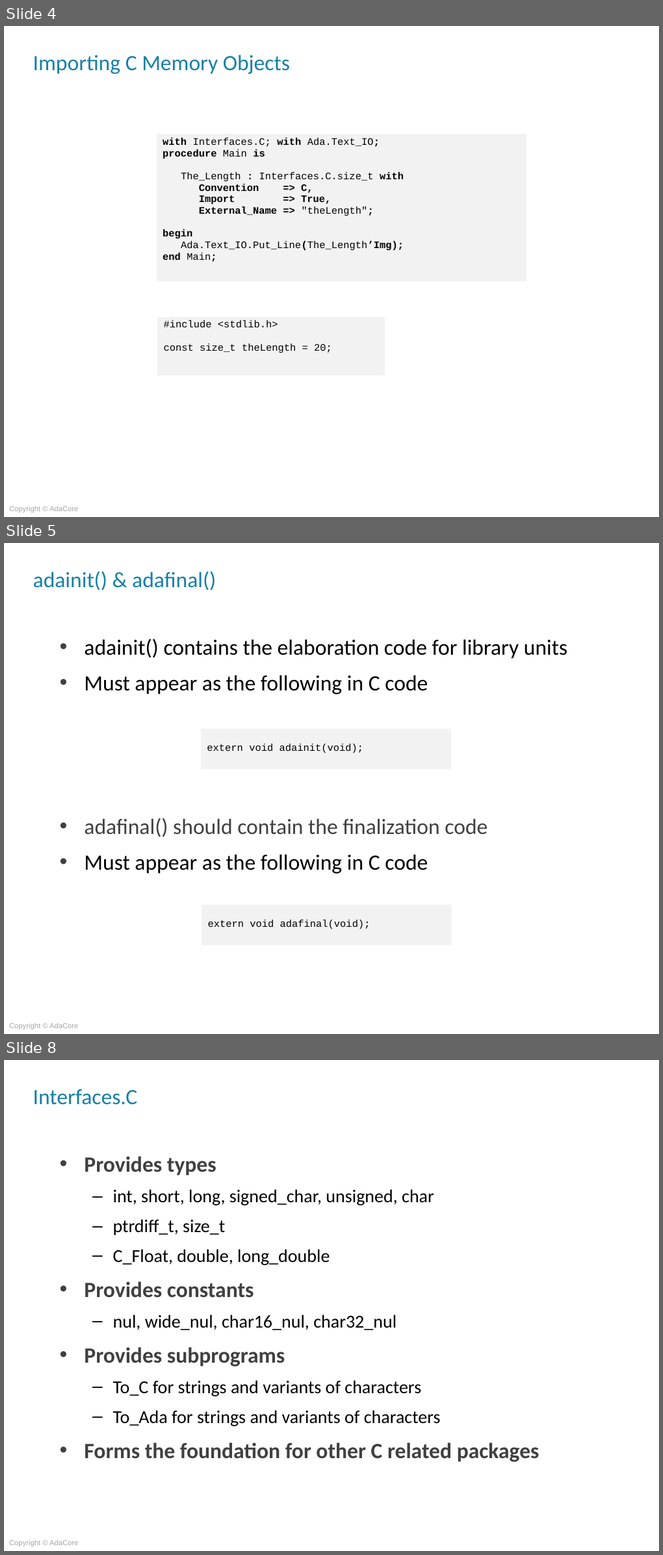
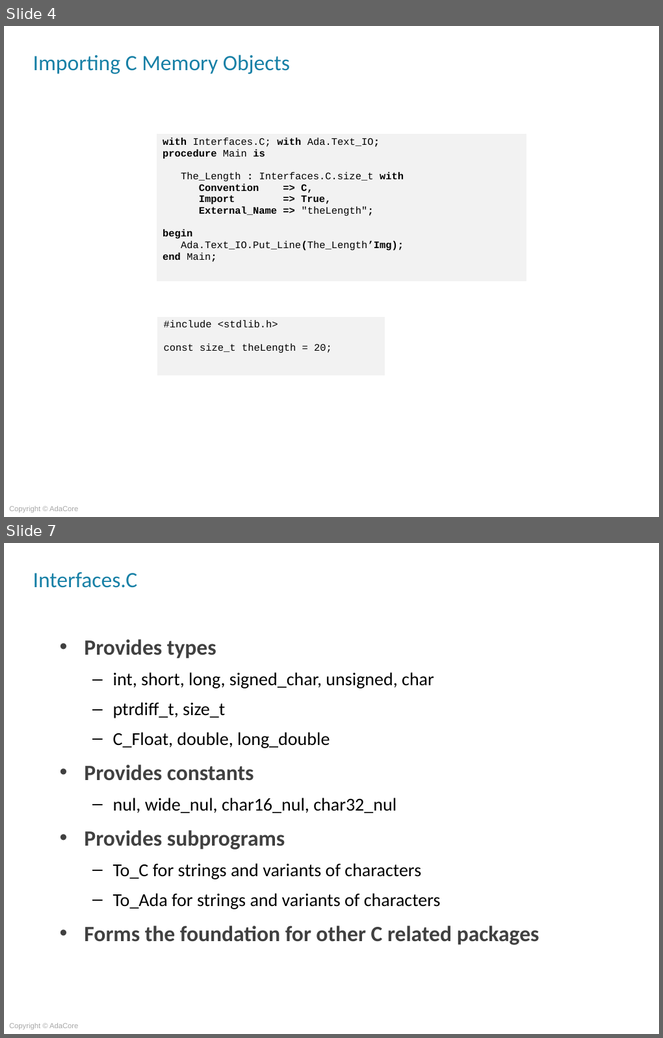
Before and after one commit to AdaCoreU/Courses, a slide deck: lectures/04_Mixed_Language_Programming_In_Ada/02_Ada_and_C/Slides/02_Ada_And_C.pptx. Shown one above the other, each under a label of ours: slides 4, 5 and 8 before the commit, slides 4 and 7 after it; the slides between them are not shown. The pictures are 663x1555 and 663x1038 pixels, drawn with LibreOffice and Linux fonts; fonts in the diff are those of the drawing; background and template pictures are left out. Boxes give left, top, right and bottom in pixels: in the first picture for what was removed or moved away, otherwise in the second. Text is boxed around its words. In the diff, an @@ line names an element or a change of style, - is before the commit and + after.

Commit message:
updated elaboration discussion

```diff
--- a/lectures/04_Mixed_Language_Programming_In_Ada/02_Ada_and_C/Slides/02_Ada_And_C.pptx
+++ b/lectures/04_Mixed_Language_Programming_In_Ada/02_Ada_and_C/Slides/02_Ada_And_C.pptx
@@ slide 5 removed at [4, 543, 659, 1034], background picture (left out); not listed: 1 template element that a slide beside it also shows @@
@@ title removed at [33, 571, 216, 590] @@
-adainit() & adafinal()
@@ text removed at [84, 639, 568, 874] @@
-• adainit() contains the elaboration code for library units
-• Must appear as the following in C code
-• adafinal() should contain the finalization code
-• Must appear as the following in C code
@@ table removed at [200, 728, 451, 771], 1 rows, 1 columns @@
-extern void adainit(void);
@@ table removed at [201, 904, 452, 947], 1 rows, 1 columns @@
-extern void adafinal(void);
@@ what was slide 8 is now slide 7 @@
```
Also in this commit, not shown: 3 slides changed, 1 slide added.
